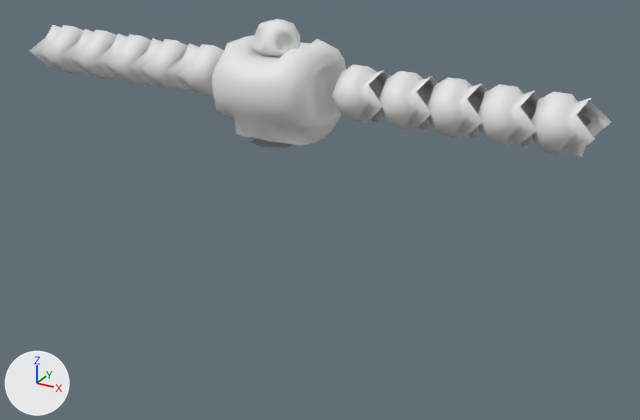
One commit to the Blender file Dissertation/Content/Collections/Player.blend: the scene before it, then after it.
Rendered twice from a camera (50 mm lens) standing at (9.86, -16.07, 5.51) and looking at (0.75, 0.49, -2.77). Every picture has the same lights, and +X, +Y and +Z are marked at lower left.
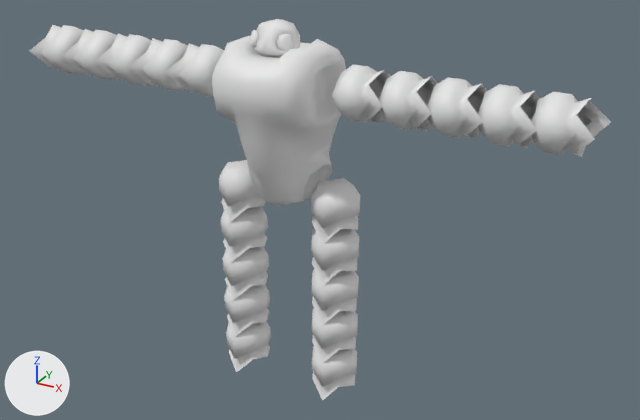
Commit message: Marching cubes compute progress

Edits to the bpy script that builds the scene:
```text
Change me_cube:
    used by ob_cube; location = (0.0, 0.0, 0.0)
    remove me_cube.from_pydata(...)  # 120 vertices, 103 faces; spans x 0.0..1.3, y -1.35..1.36, z -1.0..1.22
    add me_cube.from_pydata(...)  # 157 vertices, 141 faces; spans x 0.0..1.3, y -1.35..1.36, z -2.69..1.22
    me_cube part 1
    12 vertices are removed from x 0.0..0.9, y -1.02..0.99, z -1.0..-0.66
    15 faces are deleted
    12 vertices move from x 0.0..0.89, y -1.18..1.09, z -1.0..-0.14 to x 0.0..0.88, y -1.18..1.19, z -1.47..-0.18
    49 vertices are added at x 0.0..0.94, y -1.07..1.19, z -2.69..-0.78
    53 new faces join them
Add me_cube_004:
    me_cube_004.from_pydata(...)  # 26 vertices, 24 faces; spans x 0.215..0.51, y -0.47..-0.165, z 1.402..1.748
    me_cube_004.polygons.foreach_set('use_smooth', [True] * 24)
    me_cube_004.materials.append(mat_material)  # white #e7e7e7
Add me_cube_003:
    me_cube_003.from_pydata(...)  # 41 vertices, 36 faces; spans x 0.658..1.865, y -0.482..0.754, z -0.764..0.549
    me_cube_003.polygons.foreach_set('use_smooth', [True] * 36)
    me_cube_003.materials.append(mat_material)  # white #e7e7e7
Add ob_cube_004:
    ob_cube_004 = bpy.data.objects.new('Cube.004', me_cube_004)
    ob_cube_004.location = (0.0, 0.0, -0.29)
    _m = ob_cube_004.modifiers.new('Mirror', 'MIRROR')
    _m.use_clip = True
Add ob_cube_003:
    ob_cube_003 = bpy.data.objects.new('Cube.003', me_cube_003)
    ob_cube_003.location = (0.0, 0.15, -2.49)
    _m = ob_cube_003.modifiers.new('Array', 'ARRAY')
    _m.count = 5
    _m.relative_offset_displace = (0.0, 0.0, -0.8)
    _m = ob_cube_003.modifiers.new('Mirror', 'MIRROR')
    _m.use_clip = True
```

Pixel boxes (x1, y1, x2, y2) of what changed, in the pictures (640 x 420 px):
'Cube.003', added
    after: (219, 160, 360, 401)
'Cube', reshaped (50% taller)
    before: (212, 35, 346, 148)
    after: (212, 36, 346, 206)
'Cube.004', added
    after: (249, 30, 294, 51)
part 1 of me_cube, built on
    before: (217, 103, 321, 148)
    after: (217, 103, 332, 206)
